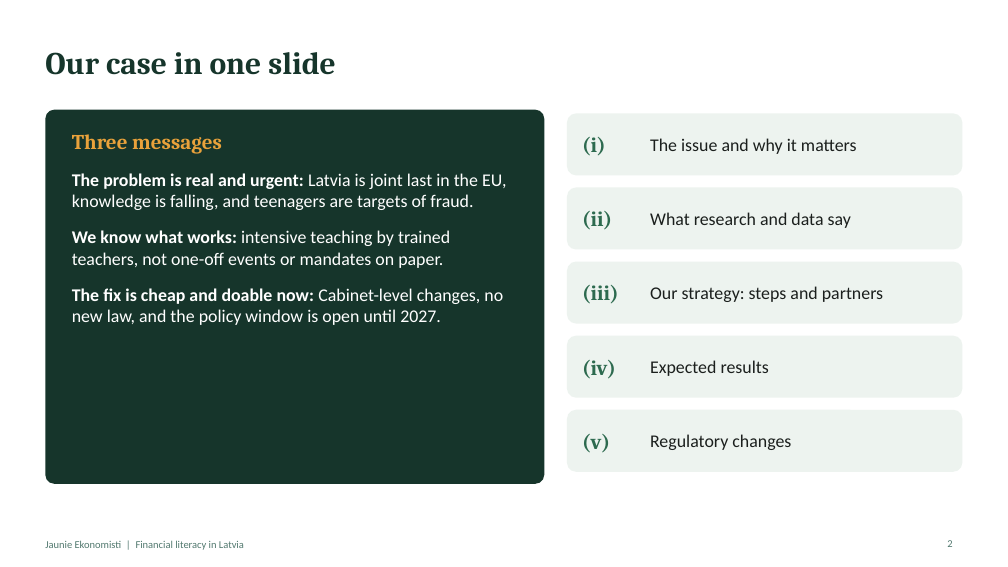
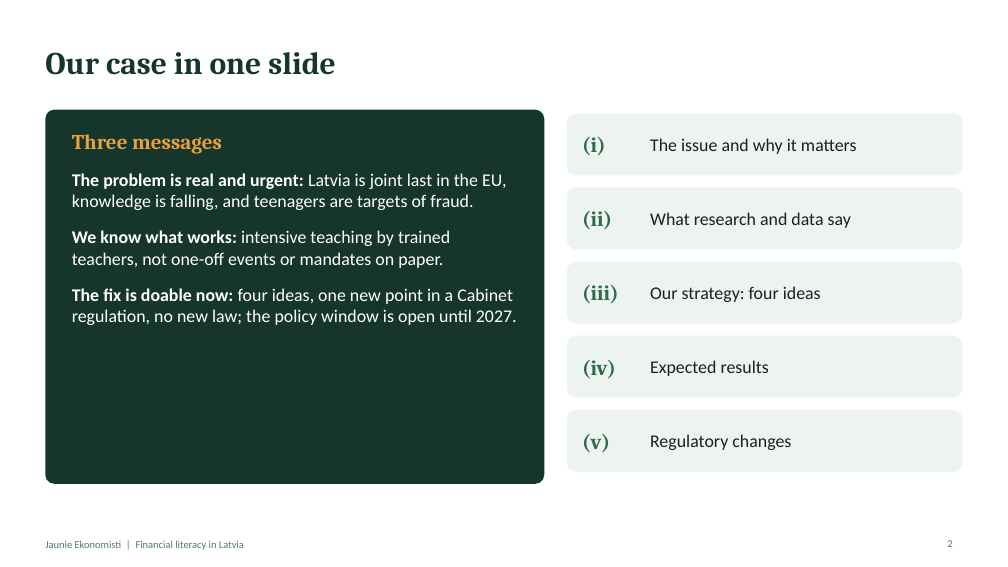
Before and after one commit to ArtisLV890/Elective-Impact-Making-for-the-Competitiveness-and-Data-Driven-Decisions-2026-2027, a slide deck: slide 2 of financial-literacy/presentation/Financial literacy in Latvia - presentation.pptx. Drawn at 1008x567 pixels with LibreOffice and Linux fonts; fonts in the diff are those of the drawing. Boxes give left, top, right and bottom in pixels: in the first picture for what was removed or moved away, otherwise in the second. Text is boxed around its words. In the diff, an @@ line names an element or a change of style, - is before the commit and + after.

```diff
--- a/financial-literacy/presentation/Financial literacy in Latvia - presentation.pptx
+++ b/financial-literacy/presentation/Financial literacy in Latvia - presentation.pptx
@@ text at <box>72,288,517,325</box>: text changed @@
-The fix is cheap and doable now: Cabinet-level changes, no new law, and the policy window is open until 2027.
+The fix is doable now: four ideas, one new point in a Cabinet regulation, no new law; the policy window is open until 2027.
@@ text at <box>650,286,821,302</box>: text changed @@
-Our strategy: steps and partners
+Our strategy: four ideas
```
Also in this commit, not shown: 12 other slides changed, 4 slides added, 1 slide removed, 9 other files.
